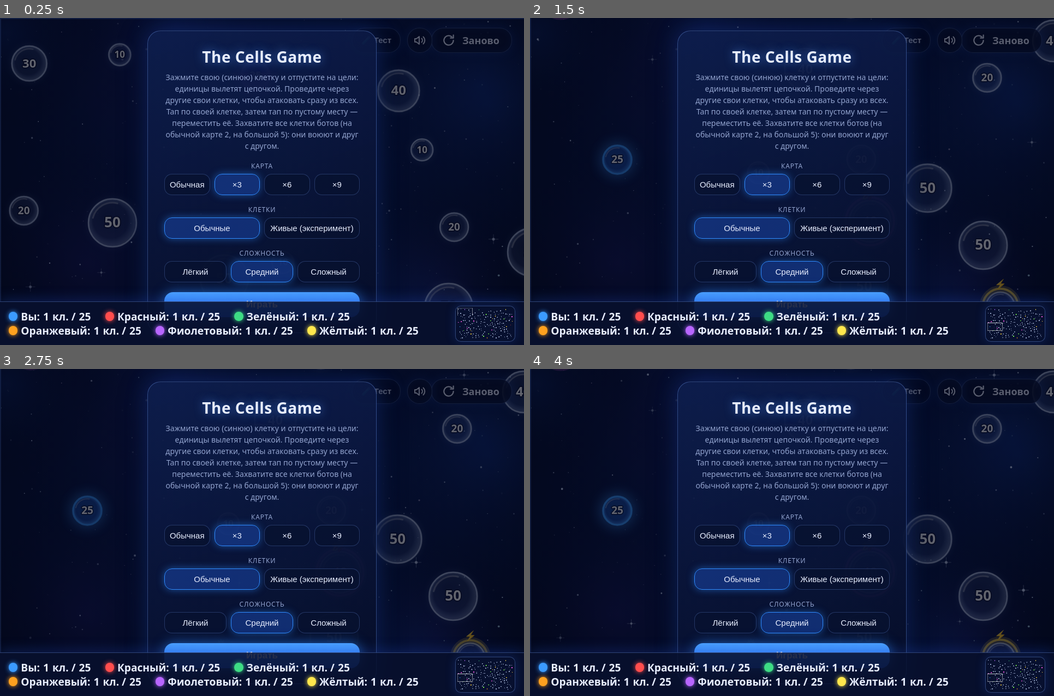
Above: before the commit, frames 1-4 (two rows, left to right).
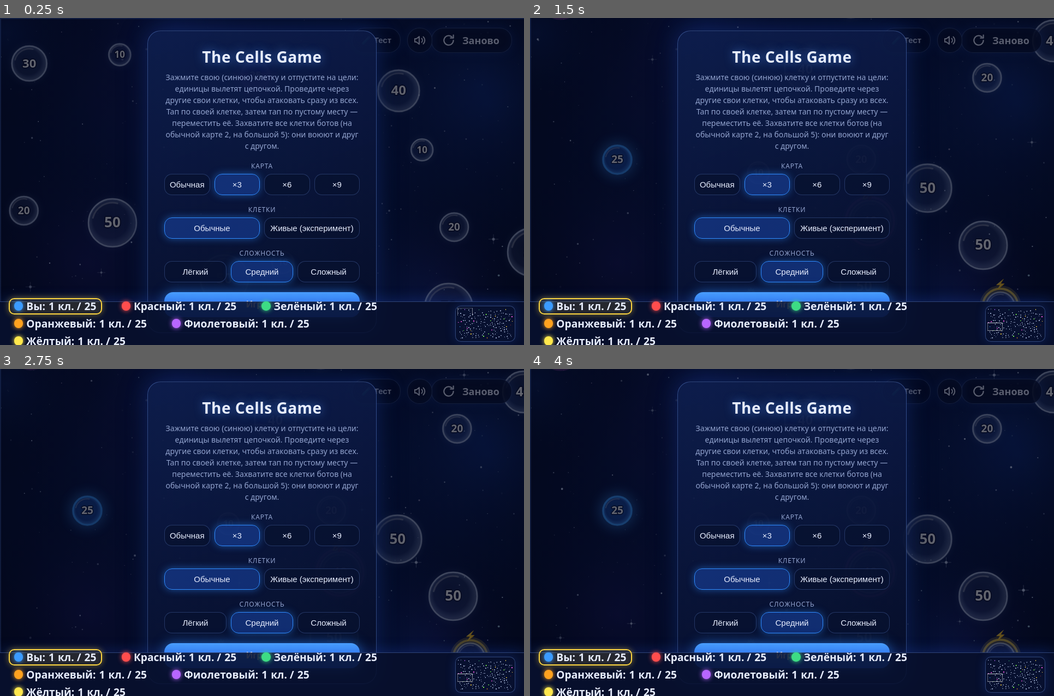
Above: after the commit, the same moments.

Repository: powervac/thecellsgame
Game: browser game, page index.html
Two runs of this game, one before a commit and one after it. Both use one fixed random seed, a clock stepped at 60 frames per second and the inputs below.
Inputs (mouse positions are in pixels of both pictures, inside the frame that each line leads up to):
- Up to frame 1 (0.25 s): no input
- Up to frame 2 (1.5 s): click (792, 158) at 0.27 s; tap Space at 1.1 s
- Up to frame 3 (2.75 s): tap Space at 1.6, 2.1, 2.6 s
- Up to frame 4 (4 s): tap Space at 3.1, 3.6 s

The runs differ from the first frame. In frame 1, 4.3% of the frame differs, in the area x 1-80%, y 85-100%; in frame 2, 4.3%; in frame 3, 4.3%; in frame 4, 4.3%.

Commit message:
Gold frame around the leader in the bottom panel

Diff:
--- a/index.html
+++ b/index.html
@@ -17,7 +17,8 @@
   #hud { flex:1; display:flex; flex-wrap:wrap; align-items:center; gap:2px 26px; font-size:clamp(16px,2vw,28px); font-weight:700; line-height:1.25;
     font-variant-numeric:tabular-nums; pointer-events:none; min-width:0; }
   #hud .sep { display:none; }
-  #hud .who { display:flex; align-items:center; gap:8px; white-space:nowrap; }
+  #hud .who { display:flex; align-items:center; gap:8px; white-space:nowrap; padding:1px 8px; border:2px solid transparent; border-radius:10px; }
+  #hud .who.lead { border-color:#ffd740; background:rgba(255,215,64,.12); box-shadow:0 0 12px rgba(255,215,64,.45); }   /* лидер партии */
   #hud b { font-weight:700; }
   #bal { flex:none; padding:8px 18px; border-radius:14px; font-size:clamp(14px,1.5vw,22px); font-weight:800; line-heigh …(216 unchanged characters)…
   #bal.on { display:block; }
@@ -1785,10 +1786,11 @@
     const h = $('hud'); let html = '';
     for (let o = 1; o <= BOTS.length + 1; o++) {
       if (o > 1) html += '<span class="sep"></span>';
-      html += '<span class="who"><span class="dot" style="background:' + MCOL[o] + ';box-shadow:0 0 8px ' + MCOL[o] + '"></span>' + (o === 1 ? 'Вы' : PNAME[o]) + ': <b id="c' + o + '">0</b> кл. / <b id="u' + o + '">0</b></span>';
+      html += '<span class="who" id="who' + o + '"><span class="dot" style="background:' + MCOL[o] + ';box-shadow:0 0 8px ' + MCOL[o] + '"></span>' + (o === 1 ? 'Вы' : PNAME[o]) + ': <b id="c' + o + '">0</b> кл. / <b id="u' + o + '">0</b></span>';
     }
     h.classList.toggle('many', BOTS.length > 2);
     h.innerHTML = html;
+    hudLead = 0;
     for (const k in txtCache) delete txtCache[k];
   }
 
@@ -1815,6 +1817,7 @@
     if (lp > 0) setTxt('boostPT', leftTxt(lp));
   }
 
+  let hudLead = 0;
   function updateHud() {
     updateBoostHud();
     const stat = o => {
@@ -1823,7 +1826,16 @@
       u += flying().own[o];
       return [c, u];
     };
-    for (let o = 1; o <= BOTS.length + 1; o++) { const [c, u] = stat(o); setTxt('c' + o, c); setTxt('u' + o, u); }
+    let lead = 0, best = [-1, -1];
+    for (let o = 1; o <= BOTS.length + 1; o++) {
+      const [c, u] = stat(o); setTxt('c' + o, c); setTxt('u' + o, u);
+      if (c > best[0] || (c === best[0] && u > best[1])) { best = [c, u]; lead = o; }   // лидер — у кого больше клеток, при равенстве — больше единиц
+    }
+    if (lead !== hudLead) {
+      if (hudLead) { const e = $('who' + hudLead); if (e) e.classList.remove('lead'); }
+      const e = $('who' + lead); if (e) e.classList.add('lead');
+      hudLead = lead;
+    }
   }
 
   let hudT = 0;
